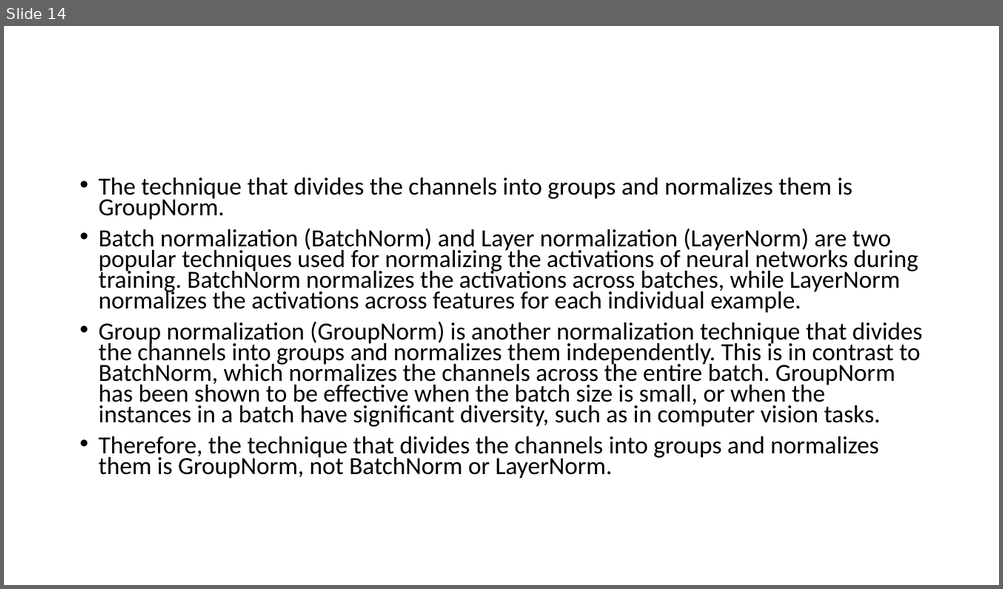
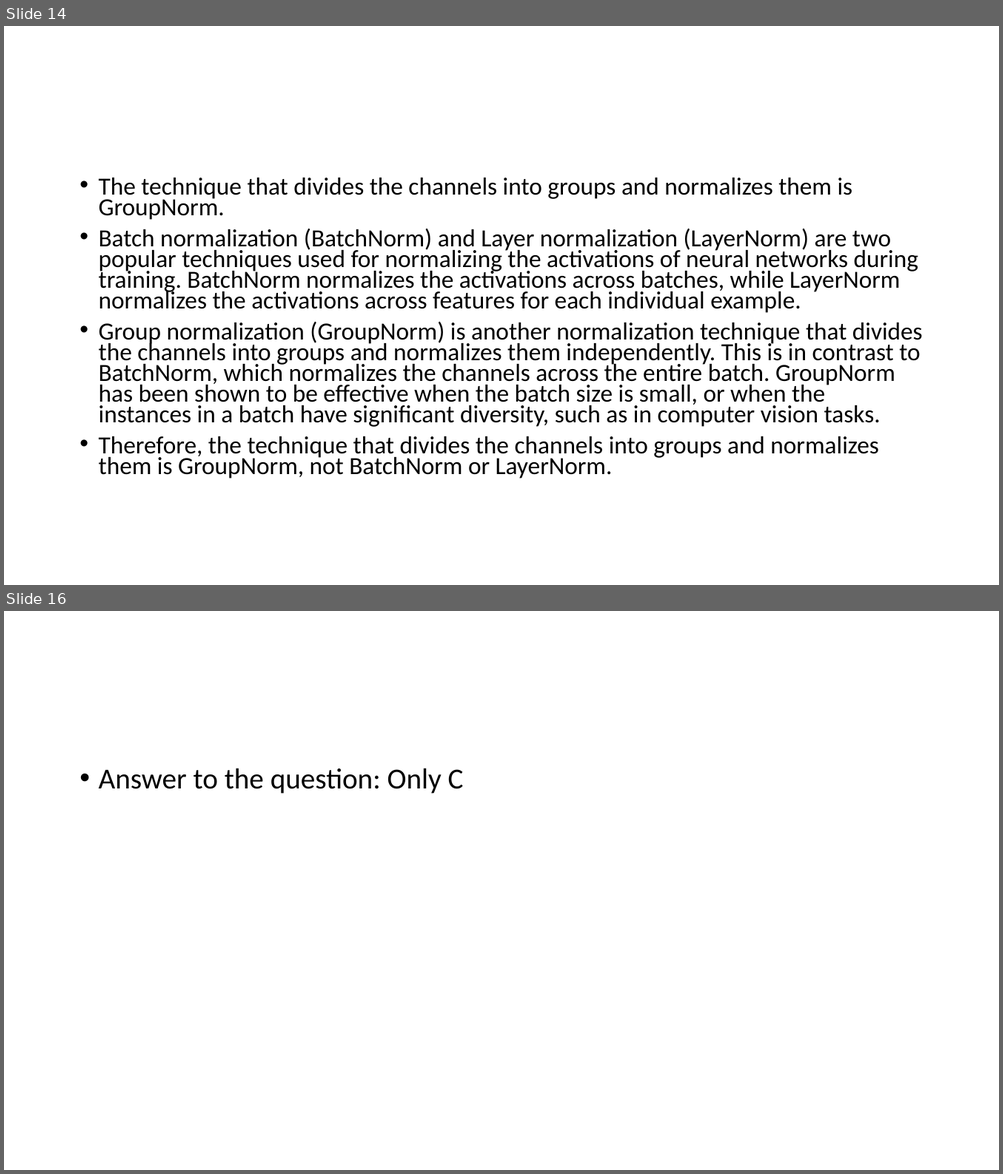
Before and after one commit to Saira55/Machine-Learning-Multiple-Choice-Questions, a slide deck: Machine Learning Quiz Question.pptx. Shown one above the other, each under a label of ours: slide 14 before the commit, slides 14 and 16 after it; the slides between them are not shown. The pictures are 1003x589 and 1003x1174 pixels, drawn with LibreOffice and Linux fonts; fonts in the diff are those of the drawing. Boxes give left, top, right and bottom in pixels: in the first picture for what was removed or moved away, otherwise in the second. Text is boxed around its words. In the diff, an @@ line names an element or a change of style, - is before the commit and + after.

```diff
--- a/Machine Learning Quiz Question.pptx
+++ b/Machine Learning Quiz Question.pptx
@@ slide 16 added at [4, 611, 999, 1170], background #FFFFFF @@
@@ text added at [99, 768, 464, 794], 28 pt, text #000000 @@
+• Answer to the question: Only C
```
Also in this commit, not shown: 1 other slide added, 2 slides removed.
